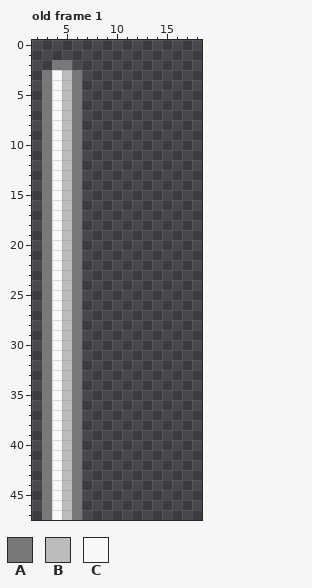
Pixel-art file, stored at Assets/Sprites/Objects/flag.aseprite. This is how it looked before the edit.
32x48 pixels, 3 frames. Shown: old frame 1: x 2..18, y 0..47. The commit also changed other frames, which this record leaves out.
Palette (. is transparent): A #787878  B #bcbcbc  C #f8f8f8
Pixels before, old frame 1, first column x 3:
 2 .AA.
 3 ACBA
 4 ACBA
 5 ACBA
 6 ACBA
 7 ACBA
 8 ACBA
 9 ACBA
10 ACBA
11 ACBA
12 ACBA
13 ACBA
14 ACBA
15 ACBA
16 ACBA
17 ACBA
18 ACBA
19 ACBA
20 ACBA
21 ACBA
22 ACBA
23 ACBA
24 ACBA
25 ACBA
26 ACBA
27 ACBA
28 ACBA
29 ACBA
30 ACBA
31 ACBA
32 ACBA
33 ACBA
34 ACBA
35 ACBA
36 ACBA
37 ACBA
38 ACBA
39 ACBA
40 ACBA
41 ACBA
42 ACBA
43 ACBA
44 ACBA
45 ACBA
46 ACBA
47 ACBA
Once edited:
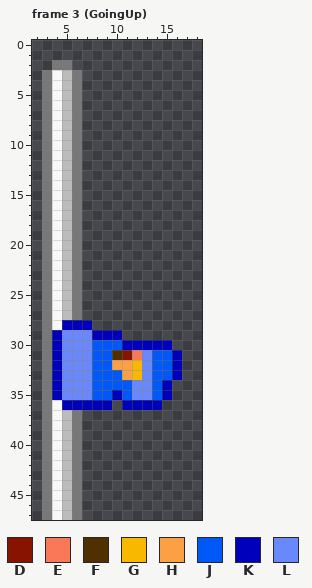
Colours new in this view: D #881400  E #f87858  F #503000  G #f8b800  H #fca044  J #0058f8  K #0000bc  L #6888fc
A new or re-ordered frame is compared with the old frame closest to it.
Edits made:
frames 3 -> 7
Frame 3 (GoingUp) is new; against old frame 1:
y 28: x 5..7 BA. -> KKK
y 29: x 4..10 CBA.... -> KLLLKKK
y 30: x 4..15 CBA......... -> KLLLJJJKKKKK
y 31: x 4..16 CBA.......... -> KLLLJJFDELJJK
y 32: x 4..16 CBA.......... -> KLLLJJHHGLJJK
y 33: x 4..16 CBA.......... -> KLLLJJJHGLJJK
y 34: x 4..15 CBA......... -> KLLLJJJJLLJK
y 35: x 4..15 CBA......... -> KLLLJJKJLLJK
y 36: x 5..9 BA... -> KKKKK; x 11..14 .... -> KKKK
Changed places in both pictures, as pixel boxes (x1, y1, x2, y2):
changed: (52, 320, 182, 410)
